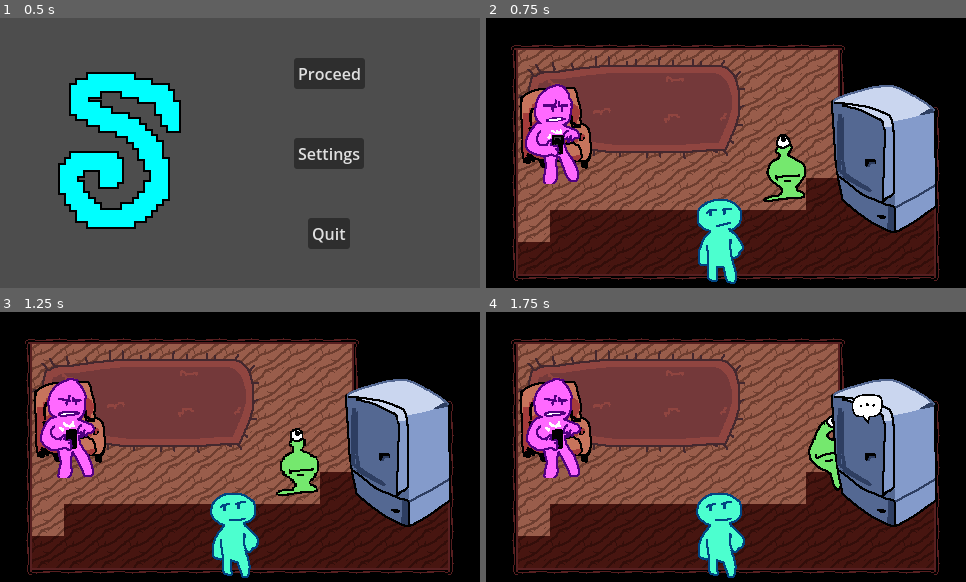
Above: before the commit, frames 1-4 (two rows, left to right).
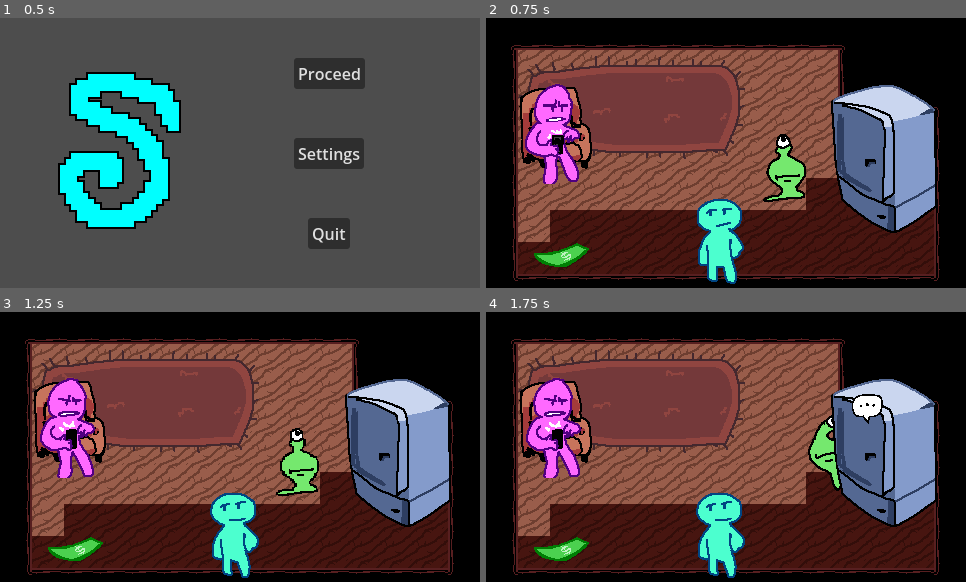
Above: after the commit, the same moments.

Repository: hryspider/GGJ-Committee-Team26
Game: Godot game, scene res://rooms/title_screen.tscn
Same seed, same stepped clock (60 frames per second), same inputs: the game is played once before the commit and once after it.
Inputs (mouse positions are in pixels of both pictures, inside the frame that each line leads up to):
- Up to frame 1 (0.5 s): no input
- Up to frame 2 (0.75 s): click "Proceed" at 0.5 s
- Up to frame 3 (1.25 s): no input
- Up to frame 4 (1.75 s): tap Enter at 1.25 s; move the mouse to (831, 433) at 1.27 s; hold D (right) from 1.28 s (still down); click (831, 433) at 1.35 s

Frame 1 is identical in both runs. In frame 2, 0.6% of the frame differs, in the area x 10-22%, y 83-93%; in frame 3, 0.6%; in frame 4, 0.6%.

Commit message:
money interact

Diff:
--- a/objects/rune.tscn
+++ b/objects/rune.tscn
@@ -40,12 +40,13 @@
 offset_bottom = 16.0
 grow_horizontal = 2
 grow_vertical = 2
-text = "d"
+text = "it"
 label_settings = SubResource("LabelSettings_2gr1p")
 horizontal_alignment = 1
 vertical_alignment = 1
 
 [node name="TextOverlay" type="Label" parent="." unique_id=1319333999]
+visible = false
 material = ExtResource("4_ru05i")
 instance_shader_parameters/color = Color(0, 0, 0, 1)
 instance_shader_parameters/localjitterscale = 2.5
--- a/objects/speech_bubble.gd
+++ b/objects/speech_bubble.gd
@@ -1,4 +1,4 @@
-extends TextureRect
+extends Node2D
 
 @onready var runes := [$Control/Rune1, $Control/Rune2, $Control/Rune3, $Control/Rune4, $Control/Rune5, $Control/Rune6]
 var words = []
--- a/objects/speech_bubble.tscn
+++ b/objects/speech_bubble.tscn
@@ -13,8 +13,10 @@
 anchors_preset = 15
 anchor_right = 1.0
 anchor_bottom = 1.0
-offset_right = -164.0
-offset_bottom = -162.0
+offset_left = 10.64
+offset_top = 33.08
+offset_right = -165.35999
+offset_bottom = -142.91998
 grow_horizontal = 2
 grow_vertical = 2
 texture = ExtResource("2_tigkg")
@@ -26,18 +28,26 @@
 anchors_preset = 15
 anchor_right = 1.0
 anchor_bottom = 1.0
+offset_left = -2.0
+offset_top = -5.0
+offset_right = 2.0
+offset_bottom = 5.0
 grow_horizontal = 2
 grow_vertical = 2
 columns = 3
 
 [node name="Rune1" parent="Control" unique_id=286204624 instance=ExtResource("2_l3rl6")]
 layout_mode = 2
+size_flags_horizontal = 3
+size_flags_vertical = 3
 rune_color = Color(0.12955844, 0.12955847, 0.12955844, 1)
 rune_color_faded = Color(0.8132577, 0.81325775, 0.8132574, 1)
 default_rune_text = "ab"
 
 [node name="Rune2" parent="Control" unique_id=1261957074 instance=ExtResource("2_l3rl6")]
 layout_mode = 2
+size_flags_horizontal = 3
+size_flags_vertical = 3
 rune_color = Color(0.12955844, 0.12955847, 0.12955844, 1)
 rune_color_faded = Color(0.8132577, 0.81325775, 0.8132574, 1)
 default_label_text = "goodbye"
@@ -45,6 +55,8 @@
 
 [node name="Rune3" parent="Control" unique_id=136487217 instance=ExtResource("2_l3rl6")]
 layout_mode = 2
+size_flags_horizontal = 3
+size_flags_vertical = 3
 rune_color = Color(0.12955844, 0.12955847, 0.12955844, 1)
 rune_color_faded = Color(0.8132577, 0.81325775, 0.8132574, 1)
 default_label_text = "goodbye"
@@ -52,6 +64,8 @@
 
 [node name="Rune4" parent="Control" unique_id=787395564 instance=ExtResource("2_l3rl6")]
 layout_mode = 2
+size_flags_horizontal = 3
+size_flags_vertical = 3
 rune_color = Color(0.12955844, 0.12955847, 0.12955844, 1)
 rune_color_faded = Color(0.8132577, 0.81325775, 0.8132574, 1)
 default_label_text = "goodbye"
@@ -59,6 +73,8 @@
 
 [node name="Rune5" parent="Control" unique_id=1275164979 instance=ExtResource("2_l3rl6")]
 layout_mode = 2
+size_flags_horizontal = 3
+size_flags_vertical = 3
 rune_color = Color(0.12955844, 0.12955847, 0.12955844, 1)
 rune_color_faded = Color(0.8132577, 0.81325775, 0.8132574, 1)
 default_label_text = "goodbye"
@@ -66,6 +82,8 @@
 
 [node name="Rune6" parent="Control" unique_id=881972527 instance=ExtResource("2_l3rl6")]
 layout_mode = 2
+size_flags_horizontal = 3
+size_flags_vertical = 3
 rune_color = Color(0.12955844, 0.12955847, 0.12955844, 1)
 rune_color_faded = Color(0.8132577, 0.81325775, 0.8132574, 1)
 default_label_text = "goodbye"
--- a/rooms/roomate_house.tscn
+++ b/rooms/roomate_house.tscn
@@ -11,8 +11,11 @@
 [ext_resource type="Texture2D" uid="uid://7xc8gdaju5jt" path="res://images/pinkroomie.png" id="9_vlxrc"]
 [ext_resource type="Texture2D" uid="uid://k6n7jgx8110j" path="res://images/blueroomie.png" id="10_jj6hg"]
 [ext_resource type="PackedScene" uid="uid://cxi1s7yovutcc" path="res://ui/milk_overlay.tscn" id="10_vlxrc"]
+[ext_resource type="PackedScene" uid="uid://btm8jiydeyk7u" path="res://ui/money_overlay.tscn" id="12_asref"]
 [ext_resource type="Material" uid="uid://mnx2ug0qmck6" path="res://shaders/background_material.tres" id="12_u4kp1"]
+[ext_resource type="PackedScene" uid="uid://cncvbpf3x740i" path="res://ui/dialogmanager.tscn" id="13_aesho"]
 [ext_resource type="Texture2D" uid="uid://bd5fywco1xi42" path="res://images/ui/white_background.png" id="13_cf0wr"]
+[ext_resource type="Texture2D" uid="uid://cjbe6p8x0ecch" path="res://images/dolar.png" id="16_rxgj1"]
 
 [sub_resource type="TileSetAtlasSource" id="TileSetAtlasSource_kiath"]
 texture = ExtResource("1_ovko6")
@@ -323,10 +326,17 @@
 position = Vector2(382, 151)
 spriteframes = SubResource("SpriteFrames_gcgwm")
 
+[node name="NPC4" parent="." unique_id=840642358 instance=ExtResource("6_jj6hg")]
+position = Vector2(60, 269)
+spriteframes = SubResource("SpriteFrames_gcgwm")
+
 [node name="Milk Overlay" parent="." unique_id=217854680 instance=ExtResource("10_vlxrc")]
 visible = false
 
-[node name="Node" type="Node" parent="." unique_id=1529247320]
+[node name="Money Overlay" parent="." unique_id=49455143 instance=ExtResource("12_asref")]
+visible = false
+
+[node name="Node" parent="." unique_id=515690549 instance=ExtResource("13_aesho")]
 
 [node name="Sprite2D" type="Sprite2D" parent="." unique_id=706171653]
 visible = false
@@ -336,5 +346,12 @@
 texture = ExtResource("13_cf0wr")
 centered = false
 
+[node name="Dolar" type="Sprite2D" parent="." unique_id=1903973681]
+position = Vector2(75, 234)
+texture = ExtResource("16_rxgj1")
+
 [connection signal="talk" from="NPC2" to="Milk Overlay" method="appear"]
+[connection signal="talk" from="NPC4" to="Money Overlay" method="appear"]
 [connection signal="finished" from="Milk Overlay" to="NPC2" method="finished_dialog"]
+[connection signal="finished" from="Money Overlay" to="Glorp" method="finished_dialog"]
+[connection signal="finished" from="Money Overlay" to="NPC4" method="finished_dialog"]
--- /dev/null
+++ b/ui/money_overlay.tscn
@@ -0,0 +1,25 @@
+[gd_scene format=3 uid="uid://btm8jiydeyk7u"]
+
+[ext_resource type="Script" uid="uid://s5h05twrmbuc" path="res://objects/overlay.gd" id="1_xm215"]
+[ext_resource type="Material" uid="uid://v34j4uwqvkvk" path="res://shaders/pixel_jitter_material.tres" id="2_kke1g"]
+[ext_resource type="Texture2D" uid="uid://cbtp2m6j38wv" path="res://images/moneybg.png" id="3_65h02"]
+[ext_resource type="Texture2D" uid="uid://ccxnby8xu7e44" path="res://images/moneyhand.png" id="5_socgi"]
+[ext_resource type="Shader" uid="uid://btxr4e7dfnmlk" path="res://shaders/pixel_jitter.gdshader" id="6_arj8s"]
+
+[sub_resource type="ShaderMaterial" id="ShaderMaterial_qf51l"]
+shader = ExtResource("6_arj8s")
+
+[node name="Money Overlay" type="CanvasGroup" unique_id=49455143]
+z_index = 999
+script = ExtResource("1_xm215")
+
+[node name="Moneybg" type="Sprite2D" parent="." unique_id=609745426]
+material = ExtResource("2_kke1g")
+instance_shader_parameters/localjitterscale = -1.0
+texture = ExtResource("3_65h02")
+centered = false
+
+[node name="Moneyhand" type="Sprite2D" parent="." unique_id=943507470]
+material = SubResource("ShaderMaterial_qf51l")
+position = Vector2(234, 140)
+texture = ExtResource("5_socgi")
--- /dev/null
+++ b/ui/npc_dialog.tscn
@@ -0,0 +1,26 @@
+[gd_scene format=3 uid="uid://jnjrf03hmnnh"]
+
+[ext_resource type="Script" uid="uid://dy6gk2wb21yf2" path="res://ui/dialogline.gd" id="2_ie20j"]
+
+[sub_resource type="GDScript" id="GDScript_pcxxj"]
+script/source = "extends Node
+
+@export var data : Array[DialogLine]
+
+# Called when the node enters the scene tree for the first time.
+func _ready():
+	pass # Replace with function body.
+
+
+# Called every frame. 'delta' is the elapsed time since the previous frame.
+func _process(delta):
+	pass
+"
+
+[sub_resource type="Resource" id="Resource_idkd1"]
+script = ExtResource("2_ie20j")
+metadata/_custom_type_script = "uid://dy6gk2wb21yf2"
+
+[node name="NPCDialog" type="Node" unique_id=2047505275]
+script = SubResource("GDScript_pcxxj")
+data = Array[ExtResource("2_ie20j")]([SubResource("Resource_idkd1")])
Binary file added: images/dolar.png
Not shown, added: images/dolar.png.import
Binary file added: images/moneybg.png
Not shown, added: images/moneybg.png.import
Binary file added: images/moneyhand.png
Not shown, added: images/moneyhand.png.import
Binary file added: images/pissboss.png
Not shown, added: images/pissboss.png.import
